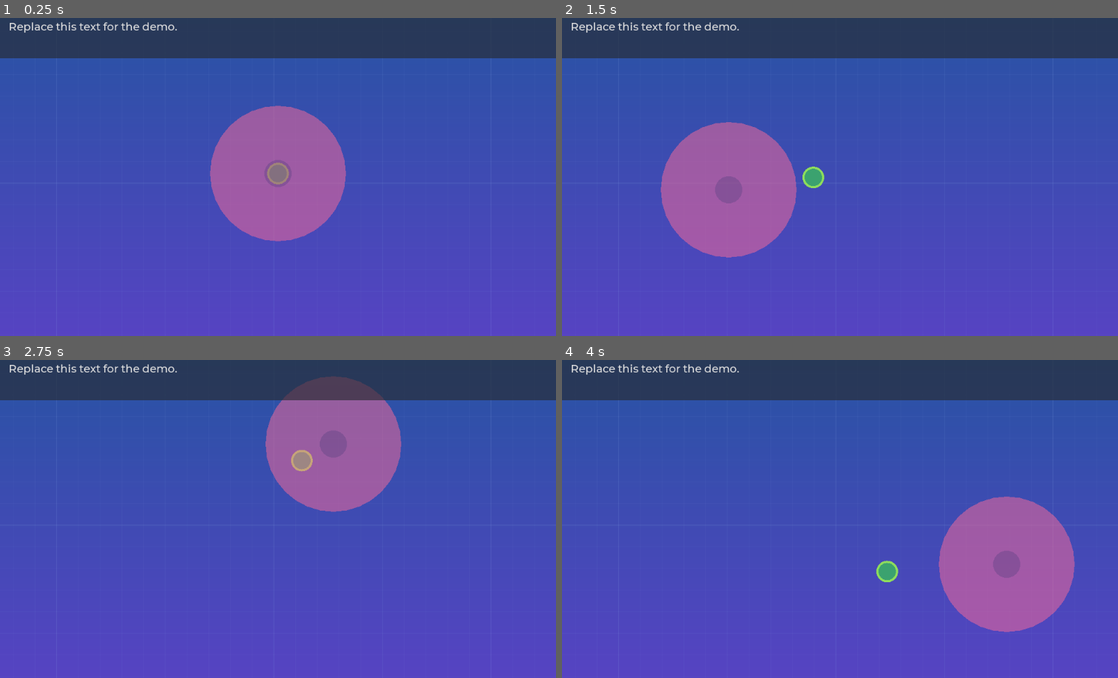
Above: before the commit, frames 1-4 (two rows, left to right).
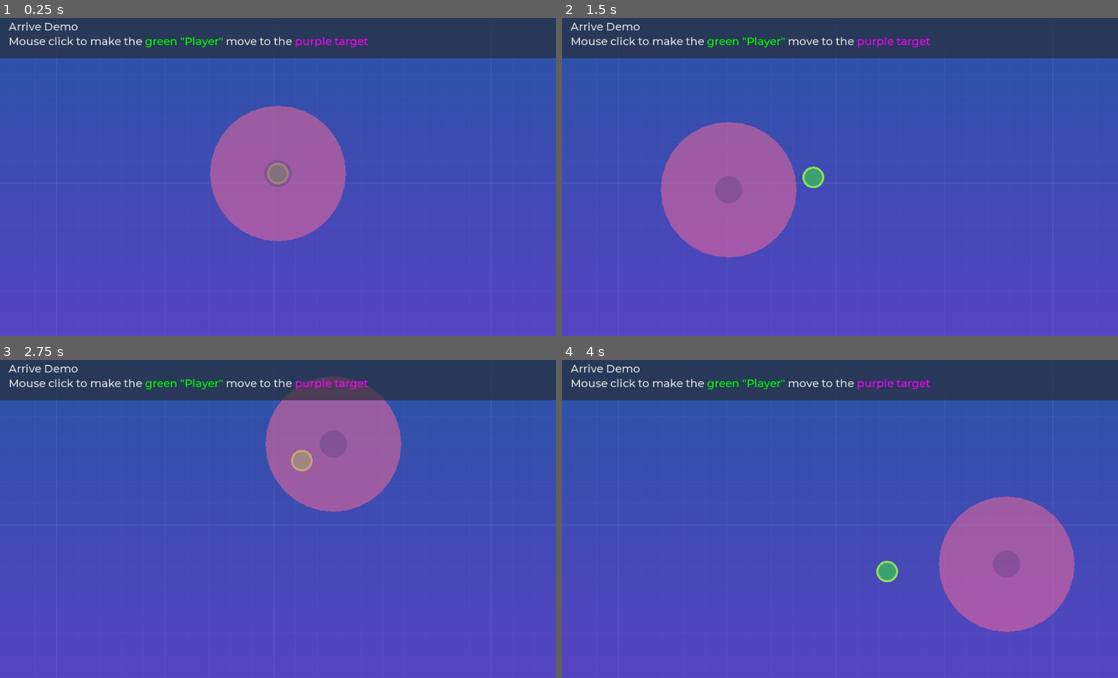
Above: after the commit, the same moments.

Repository: GDQuest/godot-steering-ai-framework
Game: Godot game, scene res://demos/Arrive/ArriveDemo.tscn
The game is run twice, just before and just after one commit, with the same random seed, the same clock (stepped at 60 frames per second) and the same inputs. This scene is started directly instead of the project's main scene.
Inputs (mouse positions are in pixels of both pictures, inside the frame that each line leads up to):
- Up to frame 1 (0.25 s): no input
- Up to frame 2 (1.5 s): tap Enter at 0.5, 1.25 s; drag from (840, 33) to (895, 100) at 0.52 s; drag from (728, 189) to (812, 237) at 1.27 s
- Up to frame 3 (2.75 s): tap Enter at 2 s; move the mouse to (333, 442) at 2.02 s; hold D (sf_right) from 2.03 s (still down); click (333, 442) at 2.17 s
- Up to frame 4 (4 s): release D (sf_right) at 2.75 s; tap Enter at 2.75, 3.5 s; drag from (812, 579) to (673, 468) at 2.77 s; move the mouse to (1006, 563) at 3.52 s; hold A (sf_left) from 3.53 s (still down); click (1006, 563) at 3.67 s

The runs differ from the first frame. In frame 1, 1.1% of the frame differs, in the area x 1-67%, y 1-10%; in frame 2, 1.1%; in frame 3, 1.1%; in frame 4, 1.1%.

Commit message:
Separate ArriveDemo's drawing from root node
Closes #26

Diff:
--- a/project/demos/Arrive/ArriveDemo.gd
+++ b/project/demos/Arrive/ArriveDemo.gd
@@ -1,4 +1,4 @@
-extends Node2D
+extends Node
 
 
 export(float, 0, 2000, 40) var linear_speed_max := 800.0 setget set_linear_speed_max
@@ -6,12 +6,8 @@
 export(float, 0, 100, 0.1) var arrival_tolerance := 25.0 setget set_arrival_tolerance
 export(float, 0, 500, 10) var deceleration_radius := 125.0 setget set_deceleration_radius
 
-const COLORS := {
-	deceleration_radius = Color(1.0, 0.419, 0.592, 0.5),
-	arrival_tolerance = Color(0.278, 0.231, 0.47, 0.3)
-}
-
 onready var arriver := $Arriver
+onready var target_drawer := $TargetDrawer
 
 
 func _ready() -> void:
@@ -26,13 +22,7 @@
 func _unhandled_input(event: InputEvent) -> void:
 	if event is InputEventMouseButton and event.button_index == BUTTON_LEFT and event.is_pressed():
 		arriver.target.position = Vector3(event.position.x, event.position.y, 0)
-		update()
-
-
-func _draw():
-	var target_position := Vector2(arriver.target.position.x, arriver.target.position.y)
-	draw_circle(target_position, deceleration_radius, COLORS.deceleration_radius)
-	draw_circle(target_position, arrival_tolerance, COLORS.arrival_tolerance)
+		target_drawer.update()
 
 
 func set_arrival_tolerance(value: float) -> void:
--- a/project/demos/Arrive/ArriveDemo.tscn
+++ b/project/demos/Arrive/ArriveDemo.tscn
@@ -1,15 +1,16 @@
-[gd_scene load_steps=7 format=2]
+[gd_scene load_steps=8 format=2]
 
 [ext_resource path="res://demos/Arrive/Arriver.gd" type="Script" id=1]
 [ext_resource path="res://demos/Utils/DemoInterface.tscn" type="PackedScene" id=2]
 [ext_resource path="res://demos/Arrive/ArriveDemo.gd" type="Script" id=3]
 [ext_resource path="res://demos/Utils/BackgroudLayer.tscn" type="PackedScene" id=4]
+[ext_resource path="res://demos/Arrive/TargetDrawer.gd" type="Script" id=5]
 [ext_resource path="res://demos/Utils/CircleDraw.gd" type="Script" id=6]
 
 [sub_resource type="CircleShape2D" id=1]
 radius = 16.0
 
-[node name="ArriveDemo" type="Node2D"]
+[node name="ArriveDemo" type="Node"]
 script = ExtResource( 3 )
 
 [node name="BackgroudLayer" parent="." instance=ExtResource( 4 )]
@@ -26,4 +27,9 @@
 outer_color = Color( 0.560784, 0.870588, 0.364706, 1 )
 stroke = 4.0
 
+[node name="TargetDrawer" type="Node2D" parent="."]
+script = ExtResource( 5 )
+
 [node name="DemoInterface" parent="." instance=ExtResource( 2 )]
+text_bbcode = "Arrive Demo
+Mouse click to make the [color=lime]green \"Player\"[/color] move to the [color=fuchsia]purple target[/color]"
--- /dev/null
+++ b/project/demos/Arrive/TargetDrawer.gd
@@ -0,0 +1,20 @@
+extends Node2D
+
+
+const COLORS := {
+	deceleration_radius = Color(1.0, 0.419, 0.592, 0.5),
+	arrival_tolerance = Color(0.278, 0.231, 0.47, 0.3)
+}
+
+var arriver: Node2D
+
+
+func _ready() -> void:
+	yield(owner, "ready")
+	arriver = owner.arriver
+
+
+func _draw():
+	var target_position := GSTUtils.to_vector2(arriver.target.position)
+	draw_circle(target_position, owner.deceleration_radius, COLORS.deceleration_radius)
+	draw_circle(target_position, owner.arrival_tolerance, COLORS.arrival_tolerance)
